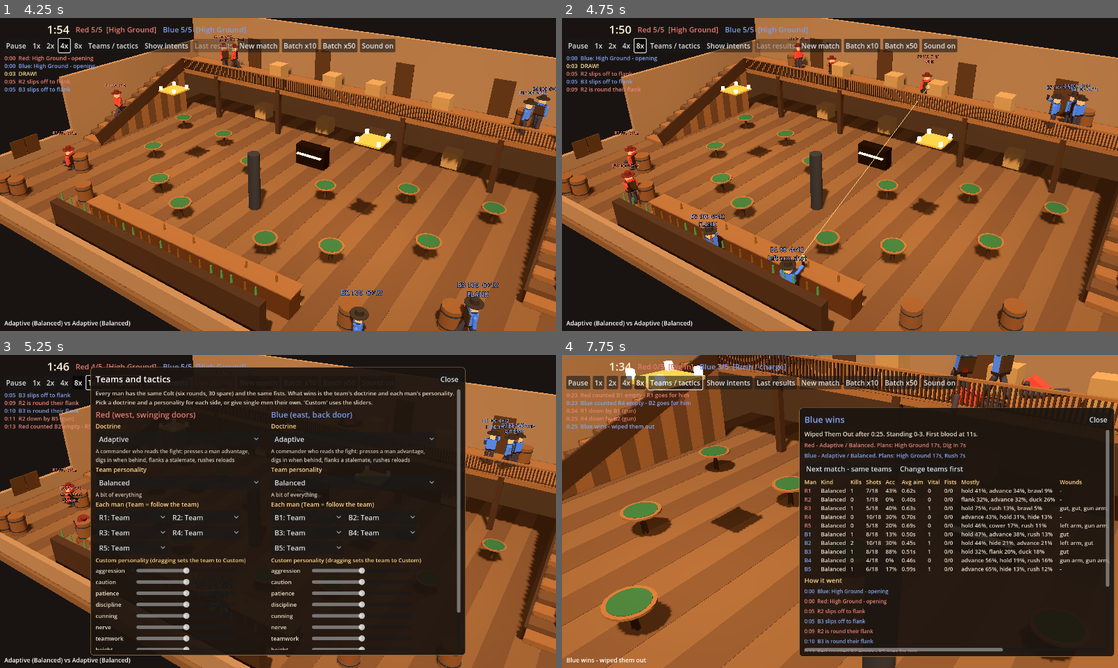
Above: before the commit, frames 1-4 (two rows, left to right).
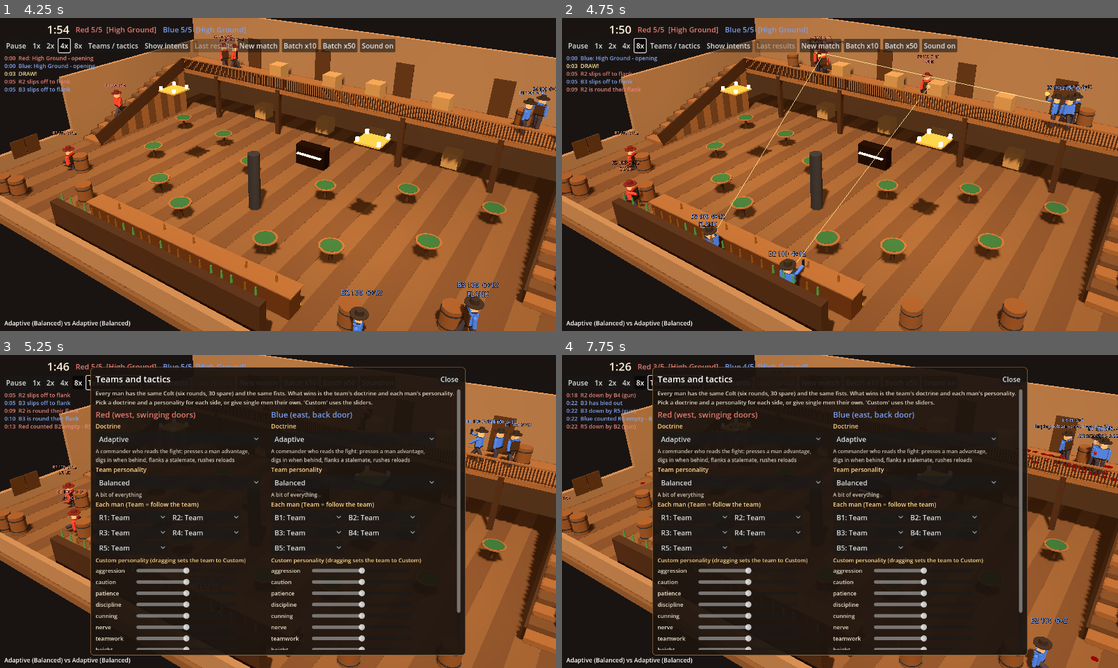
Above: after the commit, the same moments.

Repository: nathandunn/brawl-bots
Game: Godot game, scene res://scenes/Main.tscn
The game is run twice, just before and just after one commit, with the same random seed, the same clock (stepped at 60 frames per second) and the same inputs.
Inputs:
- Up to frame 1 (4.25 s): click "New match" at 0.5 s; click "New match" at 1.25 s; click "1x" at 2 s; click "2x" at 2.75 s; click "4x" at 3.5 s
- Up to frame 2 (4.75 s): click "8x" at 4.25 s
- Up to frame 3 (5.25 s): click "Teams / tactics" at 5 s
- Up to frame 4 (7.75 s): click "Show intents" at 5.75 s; click "Batch x10" at 6.5 s; click "Batch x50" at 7.25 s

Frame 1 is identical in both runs. In frame 2, 1.6% of the frame differs, in the area x 9-97%, y 5-83%; in frame 3, 1.6%; in frame 4, 67%, in the area x 0-100%, y 0-100%.

Commit message:
Saloon Bots v4: bleeding out, blood pools and slipping, jams and point-blank punches
- Every wound bleeds (limb 1.4 hp/s, gut 1.1): one wound ~a minute to bleed out, wounds stack
- Label counts down "bleeding ~Ns"; bleed-outs credited to the shooter; last stand when nearly gone
- Blood layer (scripts/blood.gd): drips, hit sprays and corpse pools in 0.5 m cells, drawn as spreading puddles
- Running into a slick cell can slip a man down (worse on a bad leg)
- Misfires (1.5%), jams in a scuffle (~24%), clearing takes ~1.6 s and two hands; careful men hide to clear
- At arm's length men choose fists or hip shot; a punch into a raised gun knocks it aside and can jam it
- Stats: jams, guns knocked, slips per match; deaths include bled out
- dist built with Godot 4.7.2 ed1daf0bf (same build as the hub)

Co-Authored-By: Claude Opus 5.5 <noreply@anthropic.com>
Claude-Session: https://claude.ai/code/session_01RTbU7mxf7zmZr6Ak5xPidZ

Diff:
--- /dev/null
+++ b/scripts/blood.gd
@@ -0,0 +1,104 @@
+class_name Blood
+extends Node3D
+## Blood on the boards. The floor and the balcony are split into 0.5 m cells; every drop a
+## bleeding man sheds, every spray from a hit and every pool round a body adds to its cell.
+## A cell that has had enough poured into it is slick: a man who crosses it at a run may go
+## down. Drawn as dark discs that spread as the cell fills; tracked even headless, because the
+## slipping is part of the fight.
+
+const CELL := 0.5
+const SLICK := 4.0          # a cell this full is slippery
+const MAX_V := 30.0
+const STAIRS := 2
+
+var saloon: Saloon
+var headless := false
+var cells := {}             # Vector3i(ix, iz, level) -> volume
+var _decals := {}           # same key -> MeshInstance3D
+var _mats: Array[StandardMaterial3D] = []
+var _disc: CylinderMesh
+
+
+func _ready() -> void:
+	_disc = CylinderMesh.new()
+	_disc.top_radius = 0.5
+	_disc.bottom_radius = 0.5
+	_disc.height = 0.006
+	_disc.radial_segments = 12
+	for c in [Color(0.42, 0.03, 0.03), Color(0.33, 0.02, 0.02), Color(0.26, 0.01, 0.01)]:
+		var m := StandardMaterial3D.new()
+		m.albedo_color = c
+		m.roughness = 0.15
+		m.metallic_specular = 0.8
+		_mats.append(m)
+
+
+func clear() -> void:
+	cells.clear()
+	for k in _decals:
+		if is_instance_valid(_decals[k]):
+			_decals[k].queue_free()
+	_decals.clear()
+
+
+func _key(p: Vector3, level: int) -> Vector3i:
+	return Vector3i(int(floor(p.x / CELL)), int(floor(p.z / CELL)), level)
+
+
+static func level_of(p: Vector3) -> int:
+	if p.y > 2.6:
+		return 1
+	if p.y > 0.4:
+		return STAIRS
+	return 0
+
+
+## Pour `amount` at `p`. Stairs don't hold a pool (it runs down them); nothing is drawn there.
+func pour(p: Vector3, amount: float) -> void:
+	var lv := level_of(p)
+	if lv == STAIRS or amount <= 0.0:
+		return
+	var k := _key(p, lv)
+	var v: float = minf(float(cells.get(k, 0.0)) + amount, MAX_V)
+	cells[k] = v
+	if not headless:
+		_draw(k, v)
+
+
+## A body empties into the cells round it.
+func pool(p: Vector3, amount: float) -> void:
+	pour(p, amount * 0.6)
+	for d in [Vector3(CELL, 0, 0), Vector3(-CELL, 0, 0), Vector3(0, 0, CELL), Vector3(0, 0, -CELL)]:
+		pour(p + d, amount * 0.1)
+
+
+func volume_at(p: Vector3) -> float:
+	var lv := level_of(p)
+	if lv == STAIRS:
+		return 0.0
+	return float(cells.get(_key(p, lv), 0.0))
+
+
+func is_slick(p: Vector3) -> bool:
+	return volume_at(p) >= SLICK
+
+
+func cell_of(p: Vector3) -> Vector3i:
+	return _key(p, level_of(p))
+
+
+func _draw(k: Vector3i, v: float) -> void:
+	var mi: MeshInstance3D = _decals.get(k)
+	if mi == null:
+		mi = MeshInstance3D.new()
+		mi.mesh = _disc
+		mi.cast_shadow = GeometryInstance3D.SHADOW_CASTING_SETTING_OFF
+		var y := saloon.level_y(k.z) + 0.004 + randf() * 0.002
+		mi.position = Vector3((k.x + 0.5) * CELL + randf_range(-0.1, 0.1), y, (k.y + 0.5) * CELL + randf_range(-0.1, 0.1))
+		mi.rotation.y = randf() * TAU
+		add_child(mi)
+		_decals[k] = mi
+	# a few drops are specks; a slick is a puddle that fills its cell and darkens
+	var r := clampf(0.08 + 0.12 * sqrt(v), 0.08, 0.62)
+	mi.scale = Vector3(r * 2.0, 1.0, r * 2.0 * randf_range(0.8, 1.2))
+	mi.material_override = _mats[0 if v < SLICK * 0.6 else (1 if v < SLICK * 2.0 else 2)]
--- a/scripts/gunman.gd
+++ b/scripts/gunman.gd
@@ -27,6 +27,12 @@
 const AIM_TAU := 0.42       # how fast the aim settles: spread x(1 + 2.2 e^(-t/tau))
 const AIM_BUCKETS := [0.3, 0.7, 1.2]   # stats: snap / quick / steady / careful
 const PUNCH_RANGE := 1.45
+## Every wound bleeds; one is about a minute from killing a man, two about half that.
+const BLEED := {"gut": 1.1, "arm_r": 1.4, "arm_l": 1.4, "leg_l": 1.4, "leg_r": 1.4}
+const MISFIRE := 0.015      # a bad cap, a cylinder out of line
+const JAM_SCUFFLE := 0.22   # ... much likelier with a man hanging on your gun hand
+const JAM_CLEAR := 1.6      # seconds to work it free, two hands
+const PUNCH_JAM := 0.32     # a punch to a man with his gun up can knock the cylinder out of line
 
 var team := 0
 var idx := 0
@@ -49,6 +55,12 @@
 var voice_id := 0
 var voice_pitch := 1.0
 var _voice_t := -99.0
+var jammed := false
+var jam_t := 0.0
+var _drip_t := 0.0
+var _last_cell := Vector3i(9999, 0, 0)
+var _close_choice_t := 0.0
+var _close_fists := false     # at arm's length: decided to fight with fists rather than shoot
 var crouched := false
 var knocked_t := 0.0
 var stagger_t := 0.0
@@ -143,7 +155,7 @@
 	stats = {"name": gm_name, "team": team, "preset": preset_name, "shots": 0, "hits": 0, "heads": 0, "dmg": 0.0, "kills": 0,
 		"punches": 0, "punch_hits": 0, "knockdowns": 0, "fist_kills": 0, "reloads": 0, "flips": 0, "deny_hits": 0,
 		"high_hits": 0, "taken": 0.0, "killed_by": "", "died_at": -1.0, "hp": 100.0, "alive": true, "ff": 0.0,
-		"modes": {}, "cowers": 0, "flanks": 0, "hides": 0, "rushes": 0, "aim_sum": 0.0, "aimb": [[0, 0], [0, 0], [0, 0], [0, 0]], "aimr": [], "dry_at": -1.0, "wounds": [], "death_part": ""}
+		"modes": {}, "cowers": 0, "flanks": 0, "hides": 0, "rushes": 0, "aim_sum": 0.0, "aimb": [[0, 0], [0, 0], [0, 0], [0, 0]], "aimr": [], "dry_at": -1.0, "wounds": [], "death_part": "", "jams": 0, "slips": 0, "gun_knocks": 0, "bled": 0.0}
 	for i in 12:
 		stats["aimr"].append([0, 0])
 	_last_pos = global_position
@@ -270,6 +282,8 @@
 		wl.append("left arm shot")
 	if wounds["gut"] > 0:
 		wl.append("gut-shot")
+	if bleed > 0.0:
+		wl.append("bleeding ~%ds" % int(hp / bleed))
 	if wl.size() > 0 and alive:
 		txt += "\n" + ", ".join(wl)
 	if alive and not celebrating:
@@ -280,6 +294,8 @@
 			txt += "\n" + st.to_upper()
 	if reloading:
 		txt += " (rel)"
+	if jammed:
+		txt += " JAMMED"
 	label.text = txt
 
 
@@ -418,9 +434,19 @@
 	cower_cd -= delta
 	if bleed > 0.0:
 		hp -= bleed * delta
+		stats["bled"] += bleed * delta
+		_drip_t -= delta
+		if _drip_t <= 0.0:
+			_drip_t = 0.25
+			if manager.blood != null:
+				manager.blood.pour(global_position + Vector3(rng.randf_range(-0.15, 0.15), 0, rng.randf_range(-0.15, 0.15)), bleed * 0.25 * 0.8)
+			if int(manager.elapsed * 4.0) % 8 == 0:
+				_update_label()
 		if hp <= 0.0:
 			hp = 0.0
 			stats["death_part"] = "bled out"
+			brain.log_event("%s has bled out" % gm_name, true)
+			say("die")
 			_die(bleed_by, "gun", forward())
 			return
 	var ss := shown_stance()
@@ -536,6 +562,19 @@
 			focus = tgt
 			_enter("rush", "charging", 2.0)
 			_charge(tgt)
+			return
+	# --- gun jammed: a careful man gets out of sight while he works it free
+	if jammed and brain.threat_count() > 0 and p("caution") > 0.4 and stance != "hide":
+		_enter("hide", "clearing a jam", jam_t)
+		_go_hide()
+		return
+	# --- bleeding out and knows it: a man with nerve makes it count
+	if bleed > 0.0 and hp / bleed < 15.0 and p("nerve") + p("aggression") > 1.0 and legs_hit() == 0 and total_ammo() > 0:
+		var lt := brain.best_contact_for(self, false)
+		if lt != null:
+			focus = lt
+			_enter("rush", "last stand", 3.0)
+			_charge(lt)
 			return
 	# --- hurt and losing nerve
 	if hp < 45.0 and p("nerve") < 0.5 and rng.randf() < 0.8:
@@ -967,6 +1006,7 @@
 			if goal_id >= 0:
 				_go_to(goal_id, goal_score)
 	_last_pos = global_position
+	_check_slip()
 	if Vector2(velocity.x, velocity.z).length() < 0.4:
 		still_t += delta
 	else:
@@ -996,6 +1036,27 @@
 		face_toward(brain.threat_centroid(), delta, 4.0)
 
 
+## Running through a pool of blood: each slick cell he steps into at speed is a chance to go
+## down. A careful man creeping, or a man standing, keeps his feet.
+func _check_slip() -> void:
+	if manager.blood == null:
+		return
+	var c: Vector3i = manager.blood.cell_of(global_position)
+	if c == _last_cell:
+		return
+	_last_cell = c
+	var spd := Vector2(velocity.x, velocity.z).length()
+	if spd < 2.2 or not manager.blood.is_slick(global_position):
+		return
+	var v: float = manager.blood.volume_at(global_position)
+	var chance := 0.16 * (spd / 3.9) * clampf(v / Blood.SLICK, 1.0, 2.0) * (1.6 if legs_hit() > 0 else 1.0)
+	if rng.randf() < chance:
+		stats["slips"] += 1
+		brain.log_event("%s slips in the blood!" % gm_name, true)
+		manager.sound("thud", global_position + Vector3(0, 0.3, 0), 0.7)
+		knock_down(1.1)
+
+
 func _arrived() -> void:
 	if move_mode == "sprint" and mode != "fists up" and mode != "punishing reload" and mode != "rushing reload":
 		move_mode = "run"
@@ -1038,7 +1099,14 @@
 			_punch_land()
 		return
 	if near != null:
-		var want_fists := (grappled or cylinder == 0 or p("brawl") > 0.55 or stagger_t > 0.0) and can_punch()
+		# right in front of him: shoot from the hip, or knock his gun aside and hit him? Decided
+		# afresh every so often - brawlers, and men whose own gun is on them, go for the fists
+		_close_choice_t -= delta
+		if _close_choice_t <= 0.0:
+			_close_choice_t = 0.7
+			var their_gun_on_me := near.aim_target == self and not near.jammed and near.total_ammo() > 0
+			_close_fists = rng.randf() < 0.15 + 0.6 * p("brawl") + (0.2 if their_gun_on_me else 0.0) - 0.15 * p("trigger")
+		var want_fists := (grappled or cylinder == 0 or jammed or _close_fists or stagger_t > 0.0) and can_punch()
 		if want_fists:
 			aim_target = null
 			if punch_cd <= 0.0 and facing(near.global_position, 0.3):
@@ -1048,6 +1116,15 @@
 				stats["punches"] += 1
 				manager.sound("swing", global_position + Vector3(0, 1.4, 0), 1.0, -6.0)
 			return
+	# --- a jammed gun: work it free
+	if jammed:
+		aim_target = null
+		jam_t -= delta
+		if jam_t <= 0.0:
+			jammed = false
+			manager.sound("load", global_position + Vector3(0, 1.0, 0), 0.8)
+			_update_label()
+		return
 	# --- reloading
 	if reloading:
 		reload_t -= delta
@@ -1288,6 +1365,12 @@
 
 func _fire(tgt: Gunman) -> void:
 	crouched = false
+	# the hammer falls - and sometimes nothing happens. Fighting with a man at arm's length,
+	# hanging on your wrist, it happens a good deal more.
+	var scuffle := (grappled_by != null and is_instance_valid(grappled_by) and manager.elapsed - grappled_t < 1.2) or flat_dist(tgt.global_position) < PUNCH_RANGE
+	if rng.randf() < MISFIRE + (JAM_SCUFFLE if scuffle else 0.0):
+		_jam("misfire" if not scuffle else "jammed in the scuffle")
+		return
 	var sigma := BASE_SIGMA
 	if is_moving():
 		sigma *= {"sprint": 2.8, "run": 2.0, "sneak": 1.5}.get(move_mode, 2.0)
@@ -1352,6 +1435,17 @@
 		_flash_t = 0.06
 
 
+func _jam(why: String) -> void:
+	jammed = true
+	jam_t = JAM_CLEAR * reload_penalty() * rng.randf_range(0.8, 1.3)
+	aim_target = null
+	aim_t = 0.0
+	stats["jams"] += 1
+	manager.sound("click", global_position + Vector3(0, 1.2, 0), 0.8, 2.0)
+	brain.log_event("%s's gun %s" % [gm_name, "jams" if why != "knocked" else "is knocked out of line"], false)
+	_update_label()
+
+
 func _punch_land() -> void:
 	var e := punch_target
 	punch_target = null
@@ -1368,6 +1462,13 @@
 	e.grappled_by = self
 	e.grappled_t = manager.elapsed
 	e.stagger_t = 0.3
+	# a fist into a man who has his gun up: knock it aside, maybe jam it
+	if (e.aim_target != null or e.peek_hold > 0.0) and not e.jammed and e.total_ammo() > 0:
+		e.aim_target = null
+		e.aim_t = 0.0
+		if rng.randf() < PUNCH_JAM * punch_power():
+			stats["gun_knocks"] += 1
+			e._jam("knocked")
 	var kd := rng.randf() < (0.14 + 0.18 * p("brawl")) * punch_power() + (0.25 if e.legs_hit() > 0 else 0.0)
 	e.take_damage(dmg, "fists", self, "fists", flat(e.global_position - global_position).normalized())
 	if kd and e.alive:
@@ -1392,13 +1493,16 @@
 		wounds[part] += 1
 		stats["wounds"].append(part)
 		_wound_visual(part)
-		if part == "gut":
-			bleed += 0.5
-			bleed_by = by
+		bleed += float(BLEED.get(part, 1.2))
+		bleed_by = by
+		if manager.blood != null:
+			manager.blood.pour(global_position + flat(dir) * 0.6, 1.2)   # the spray
 		if part.begins_with("leg") and legs_hit() == 2:
 			brain.log_event("%s is down on the floor - both legs" % gm_name, true)
 	suppression = minf(1.5, suppression + 0.5)
 	_hurt_flash()
+	if how == "gun":
+		manager.spray(global_position + Vector3(0, height() * 0.7, 0), dir)
 	if hp <= 0.0:
 		hp = 0.0
 		stats["death_part"] = part
--- a/scripts/hud.gd
+++ b/scripts/hud.gd
@@ -581,7 +581,7 @@
 		results_box.add_child(_lbl("%s: %s" % [MatchManager.TEAM_NAMES[t], _top_modes_all(d.get("modes", [{}, {}])[t])], 13, MatchManager.TEAM_COLORS[t].lightened(0.35)))
 		var ev: Dictionary = me[t] if me.size() > t else {}
 		var n := maxf(float(d["matches"]), 1.0)
-		results_box.add_child(_lbl("   per match: %.1f cowered, %.1f hid, %.1f flanks, %.1f rushes, %.1f men ran dry" % [float(ev.get("cowers", 0)) / n, float(ev.get("hides", 0)) / n, float(ev.get("flanks", 0)) / n, float(ev.get("rushes", 0)) / n, float(ev.get("dry", 0)) / n], 12))
+		results_box.add_child(_lbl("   per match: %.1f cowered, %.1f hid, %.1f flanks, %.1f rushes, %.1f men ran dry, %.1f jams (%.1f knocked by a punch), %.1f slipped in blood" % [float(ev.get("cowers", 0)) / n, float(ev.get("hides", 0)) / n, float(ev.get("flanks", 0)) / n, float(ev.get("rushes", 0)) / n, float(ev.get("dry", 0)) / n, float(ev.get("jams", 0)) / n, float(ev.get("gun_knocks", 0)) / n, float(ev.get("slips", 0)) / n], 12))
 	var deaths: Dictionary = d.get("deaths", {})
 	if not deaths.is_empty():
 		var dps := PackedStringArray()
--- a/scripts/main.gd
+++ b/scripts/main.gd
@@ -33,6 +33,11 @@
 	var sfx := Sfx.new()
 	add_child(sfx)
 	manager.sfx = sfx
+	var blood := Blood.new()
+	blood.saloon = saloon
+	blood.headless = headless
+	add_child(blood)
+	manager.blood = blood
 	manager.match_ended.connect(_on_match_ended)
 	manager.celebration_finished.connect(_on_celebration_finished)
 	add_child(manager)
--- a/scripts/match_manager.gd
+++ b/scripts/match_manager.gd
@@ -27,6 +27,8 @@
 var world: Node3D
 var saloon: Saloon
 var sfx: Sfx = null
+var blood: Blood = null
+var _corpses: Array = []    # [position, blood left to give]
 var headless := false
 var doctrines: Array[String] = ["Adaptive", "Adaptive"]
 var team_presets: Array[String] = ["Balanced", "Balanced"]
@@ -52,6 +54,7 @@
 var _tracer_mat: StandardMaterial3D
 var _dust_mat: StandardMaterial3D
 var _glass_mat: StandardMaterial3D
+var _blood_mat: StandardMaterial3D = null
 var first_blood := -1.0
 
 
@@ -97,6 +100,9 @@
 	result = {}
 	_celeb_t = -1.0
 	saloon.reset_props()
+	_corpses.clear()
+	if blood != null:
+		blood.clear()
 	brains.clear()
 	for t in 2:
 		var b := TeamBrain.new()
@@ -189,6 +195,13 @@
 func _physics_process(delta: float) -> void:
 	dance_clock += delta
 	_tick_fx(delta)
+	# the dead go on bleeding into the boards for a while
+	for c in _corpses:
+		if c[1] > 0.0:
+			var a := minf(c[1], 2.5 * delta)
+			c[1] -= a
+			if blood != null:
+				blood.pool(c[0], a)
 	if _celeb_t >= 0.0:
 		_celeb_t += delta
 		if _celeb_t > 6.0:
@@ -230,6 +243,8 @@
 
 func _on_died(g: Gunman, killer: Gunman, how: String) -> void:
 	last_damage_t = elapsed
+	if how == "gun":
+		_corpses.append([g.global_position, 14.0])
 	if first_blood < 0.0:
 		first_blood = elapsed
 	brains[g.team].member_died(g, killer)
@@ -406,6 +421,29 @@
 
 # ---------------------------------------------------------------- effects
 
+## A puff of red where a slug goes in.
+func spray(at: Vector3, dir: Vector3) -> void:
+	if headless:
+		return
+	if _blood_mat == null:
+		_blood_mat = StandardMaterial3D.new()
+		_blood_mat.albedo_color = Color(0.55, 0.02, 0.02)
+	for i in 7:
+		var mi := MeshInstance3D.new()
+		var bm := BoxMesh.new()
+		bm.size = Vector3.ONE * rng.randf_range(0.03, 0.06)
+		mi.mesh = bm
+		mi.material_override = _blood_mat
+		mi.position = at
+		world.add_child(mi)
+		var to := at + dir.normalized() * rng.randf_range(0.3, 0.9) + Vector3(rng.randf_range(-0.3, 0.3), rng.randf_range(-0.2, 0.3), rng.randf_range(-0.3, 0.3))
+		var floor_y := 3.25 if at.y > 3.4 else 0.0
+		var tw := mi.create_tween()
+		tw.tween_property(mi, "position", to, 0.12)
+		tw.tween_property(mi, "position", Vector3(to.x, floor_y + 0.01, to.z), 0.25).set_ease(Tween.EASE_IN)
+		_fx.append([mi, 0.6])
+
+
 func _tracer(a: Vector3, b: Vector3) -> void:
 	if headless:
 		return
--- a/scripts/stats.gd
+++ b/scripts/stats.gd
@@ -56,6 +56,8 @@
 			ff[t] += float(m["ff"])
 			for k in m.get("modes", {}):
 				modes[t][k] = float(modes[t].get(k, 0.0)) + float(m["modes"][k])
+			for k in ["jams", "slips", "gun_knocks"]:
+				events[t][k] = int(events[t].get(k, 0)) + int(m.get(k, 0))
 			for k in ["cowers", "flanks", "hides", "rushes"]:
 				events[t][k] += int(m.get(k, 0))
 			if float(m.get("dry_at", -1.0)) >= 0.0:
@@ -111,7 +113,7 @@
 		var ms := PackedStringArray()
 		for k in modes[t]:
 			ms.append("%s %d%%" % [k, int(round(100.0 * float(modes[t][k]) / maxf(tot, 1.0)))])
-		txt += "%s modes: %s; per match cowers %.1f flanks %.1f hides %.1f rushes %.1f, ran dry %.1f men. " % [MatchManager.TEAM_NAMES[t], ", ".join(ms), events[t]["cowers"] / float(n0(results)), events[t]["flanks"] / float(n0(results)), events[t]["hides"] / float(n0(results)), events[t]["rushes"] / float(n0(results)), events[t]["dry"] / float(n0(results))]
+		txt += "%s modes: %s; per match cowers %.1f flanks %.1f hides %.1f rushes %.1f, ran dry %.1f men, jams %.1f (knocked %.1f), slips %.1f. " % [MatchManager.TEAM_NAMES[t], ", ".join(ms), events[t]["cowers"] / float(n0(results)), events[t]["flanks"] / float(n0(results)), events[t]["hides"] / float(n0(results)), events[t]["rushes"] / float(n0(results)), events[t]["dry"] / float(n0(results)), events[t].get("jams", 0) / float(n0(results)), events[t].get("gun_knocks", 0) / float(n0(results)), events[t].get("slips", 0) / float(n0(results))]
 	var dps := PackedStringArray()
 	for k in deaths:
 		dps.append("%s %d" % [k, deaths[k]])
Not shown, added: scripts/blood.gd.uid
Not shown, changed: README.md
Not shown, changed: dist/index.html
Not shown, changed: dist/index.js.gz
Not shown, changed: dist/index.pck.gz
Not shown, changed: dist/index.wasm.gz
